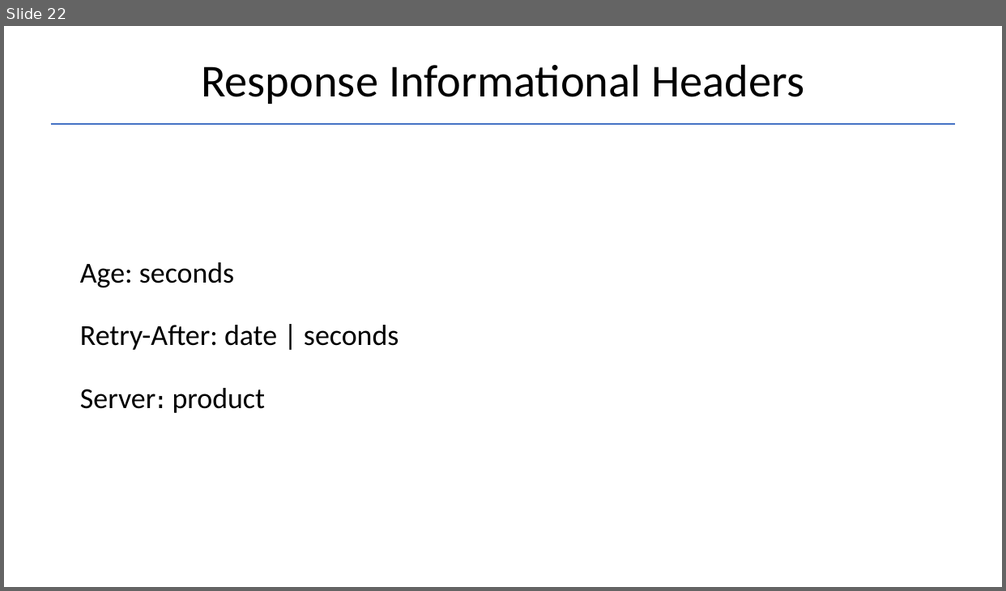
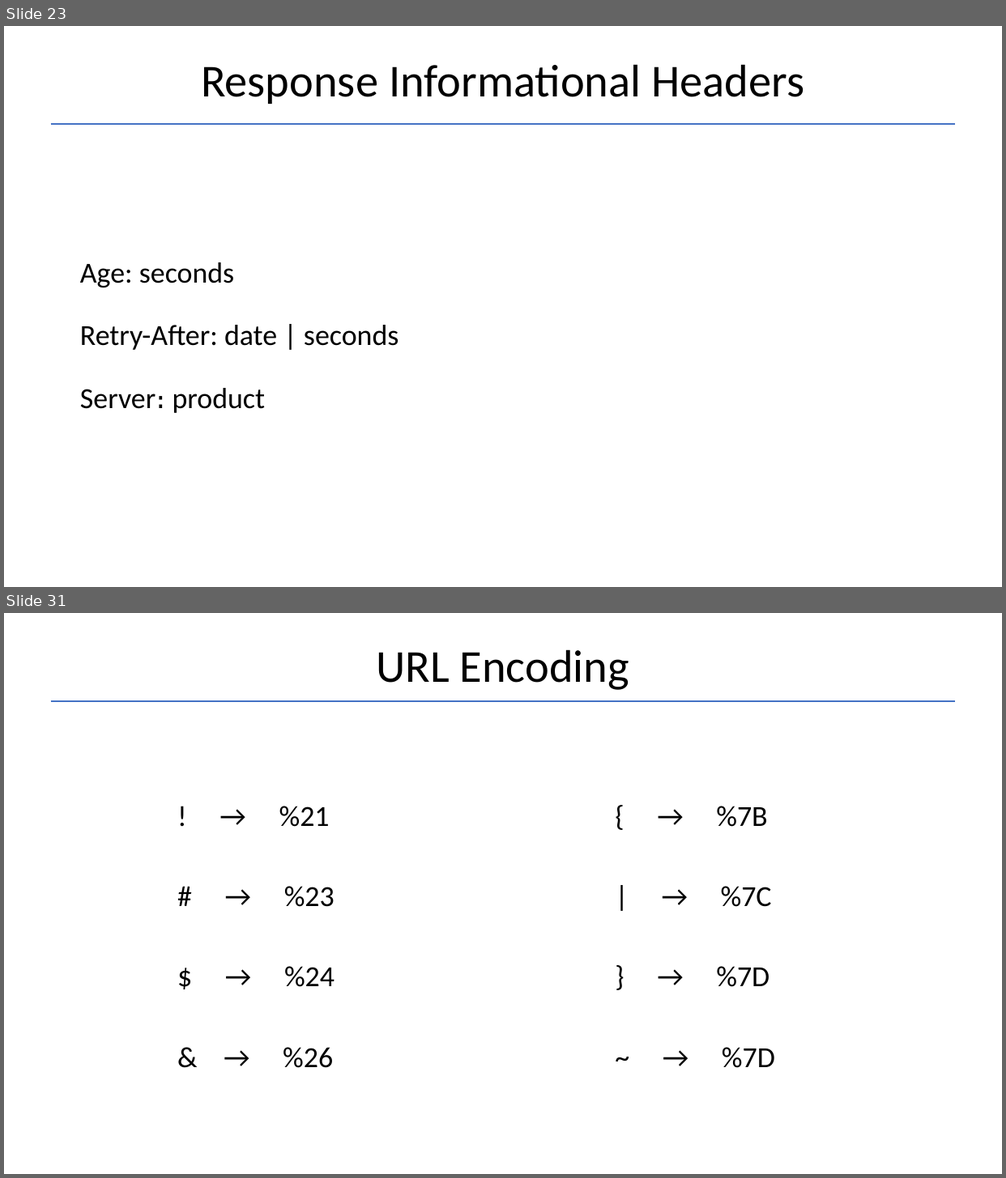
Before and after one commit to Garnik94/Levelup_presentations, a slide deck: Http/Http_presentation.pptx. Shown one above the other, each under a label of ours: slide 22 before the commit, slides 23 and 31 after it; the slides between them are not shown. The pictures are 1006x591 and 1006x1178 pixels, drawn with LibreOffice and Linux fonts; fonts in the diff are those of the drawing. Boxes give left, top, right and bottom in pixels: in the first picture for what was removed or moved away, otherwise in the second. Text is boxed around its words. In the diff, an @@ line names an element or a change of style, - is before the commit and + after.

```diff
--- a/Http/Http_presentation.pptx
+++ b/Http/Http_presentation.pptx
@@ slide 31 added at <box>4,613,1002,1174</box>, background #FFFFFF @@
@@ title added at <box>376,649,629,690</box>, 44 pt, text #000000 @@
+URL Encoding
@@ line added from (50, 701) to (956, 701), #4472C4 1.5 pt @@
@@ text added at <box>279,806,334,1068</box>, 28 pt, text #000000 @@
+! → %21
+# → %23
+$ → %24
+& → %26
@@ text added at <box>716,806,775,1068</box>, 28 pt, text #000000 @@
+{ → %7B
+| → %7C
+} → %7D
+~ → %7D
@@ what was slide 22 is now slide 23 @@
```
Also in this commit, not shown: 4 slides changed, 7 other slides added, 1 other file.
